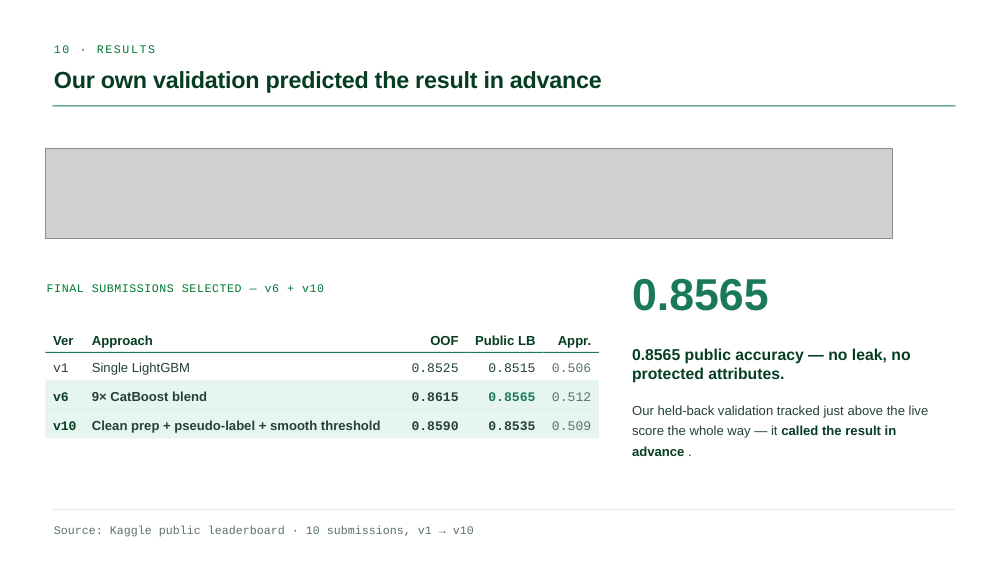
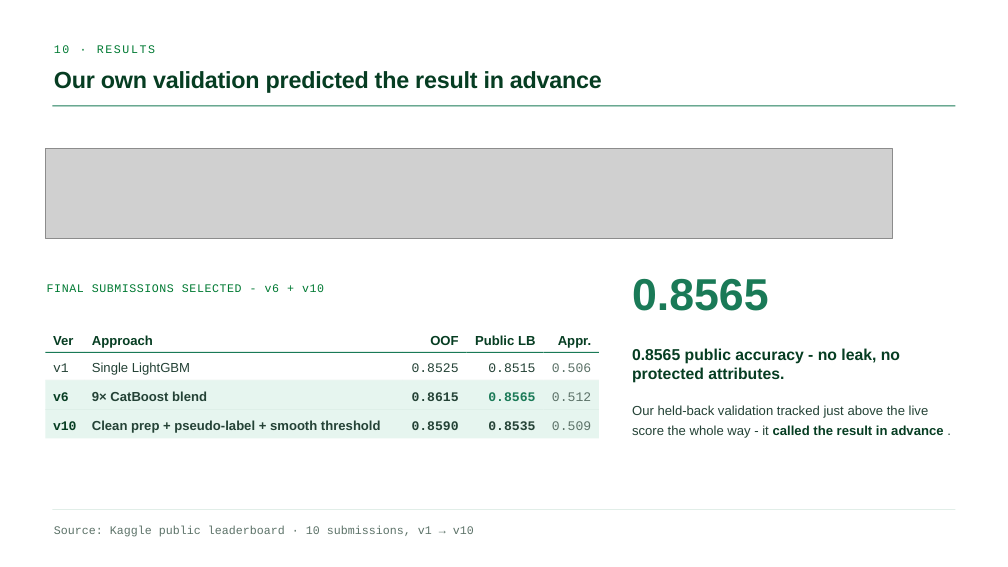
Before and after one commit to GianlucaBave/final-data-finance, a slide deck: slide 10 of presentation/Consulting_Finance_ML_Slides.pptx. Drawn at 1008x567 pixels with LibreOffice and Linux fonts; fonts in the diff are those of the drawing; grey boxes stand for pictures. Boxes give left, top, right and bottom in pixels: in the first picture for what was removed or moved away, otherwise in the second. Text is boxed around its words. In the diff, an @@ line names an element or a change of style, - is before the commit and + after.

```diff
--- a/presentation/Consulting_Finance_ML_Slides.pptx
+++ b/presentation/Consulting_Finance_ML_Slides.pptx
@@ text at bbox=[47, 284, 324, 292]: text changed @@
-FINAL SUBMISSIONS SELECTED — v6 + v10
+FINAL SUBMISSIONS SELECTED - v6 + v10
@@ text at bbox=[632, 348, 900, 383]: text changed @@
-0.8565 public accuracy — no leak, no protected attributes.
+0.8565 public accuracy - no leak, no protected attributes.
@@ text at bbox=[632, 405, 943, 438]: text changed @@
-Our held-back validation tracked just above the live score the whole way — it called the result in advance .
+Our held-back validation tracked just above the live score the whole way - it called the result in advance .
```
Also in this commit, not shown: 9 other slides changed.
